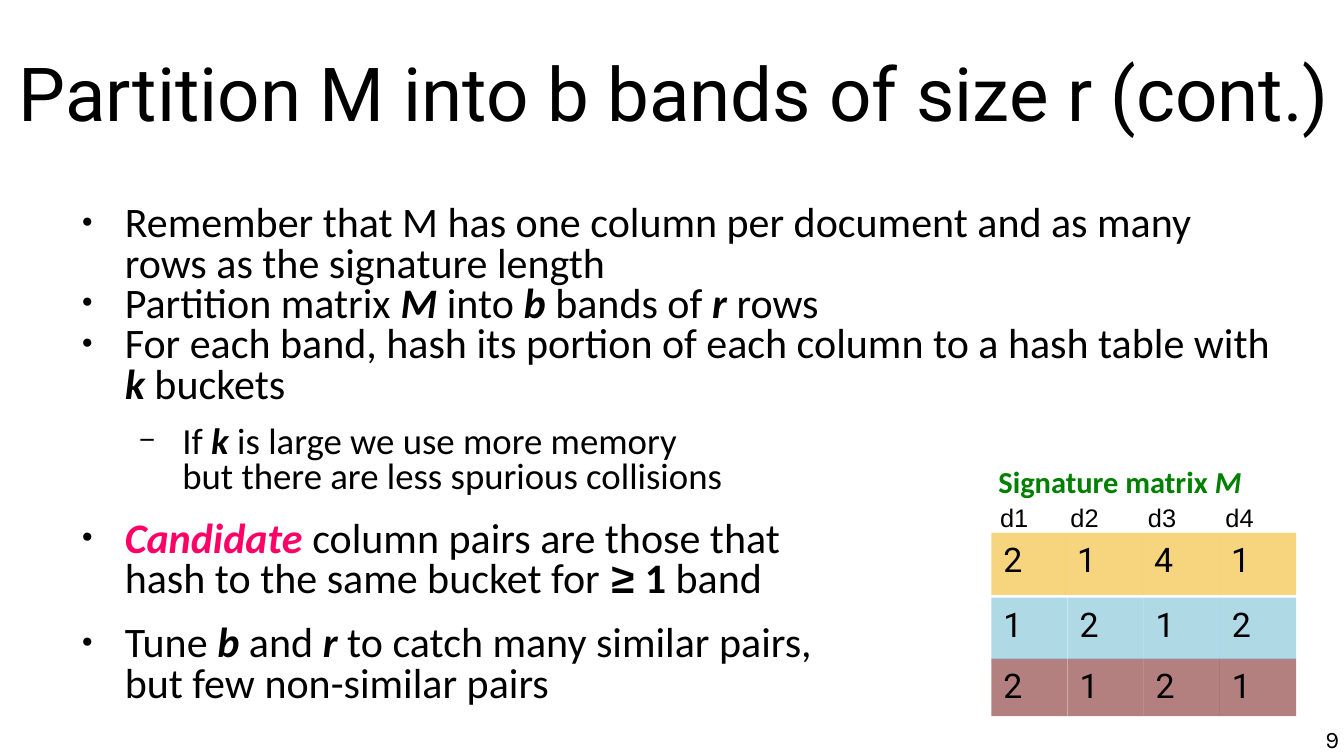
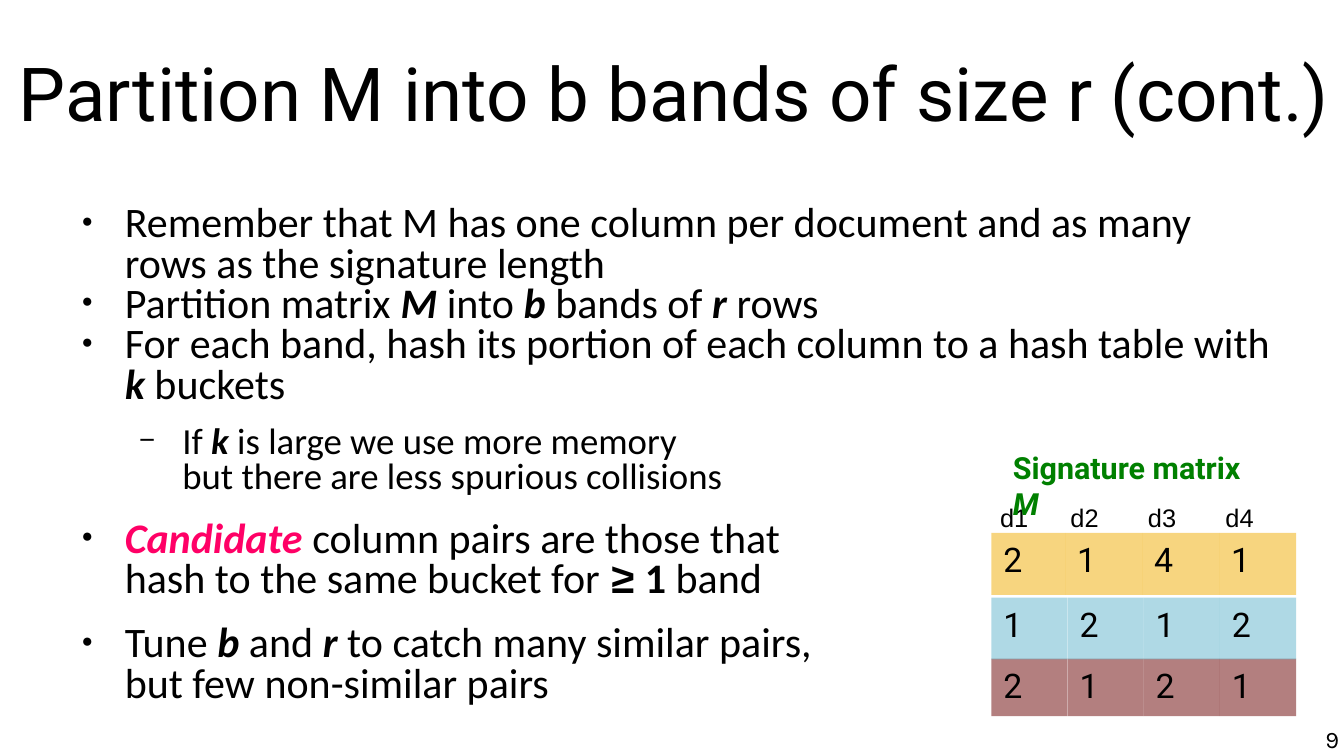
Before and after one commit to marco-calautti/data-mining-course, a slide deck: slide 9 of theory/odp/tt09_locality_sensitive_hashing.odp. Drawn at 1344x756 pixels with LibreOffice and Linux fonts; fonts in the diff are those of the drawing. Boxes give left, top, right and bottom in pixels: in the first picture for what was removed or moved away, otherwise in the second. Text is boxed around its words. In the diff, an @@ line names an element or a change of style, - is before the commit and + after.

```diff
--- a/theory/odp/tt09_locality_sensitive_hashing.odp
+++ b/theory/odp/tt09_locality_sensitive_hashing.odp
@@ text "Signature matrix M": place and size @@
-text "Signature matrix M" at <box>998,471,1242,498</box>
+text "Signature matrix M" at <box>1013,456,1241,523</box>
@@ text "Signature matrix M" at <box>1013,456,1241,523</box>: font Calibri to Roboto @@
```
Also in this commit, not shown: 3 other slides changed, 6 other files.
